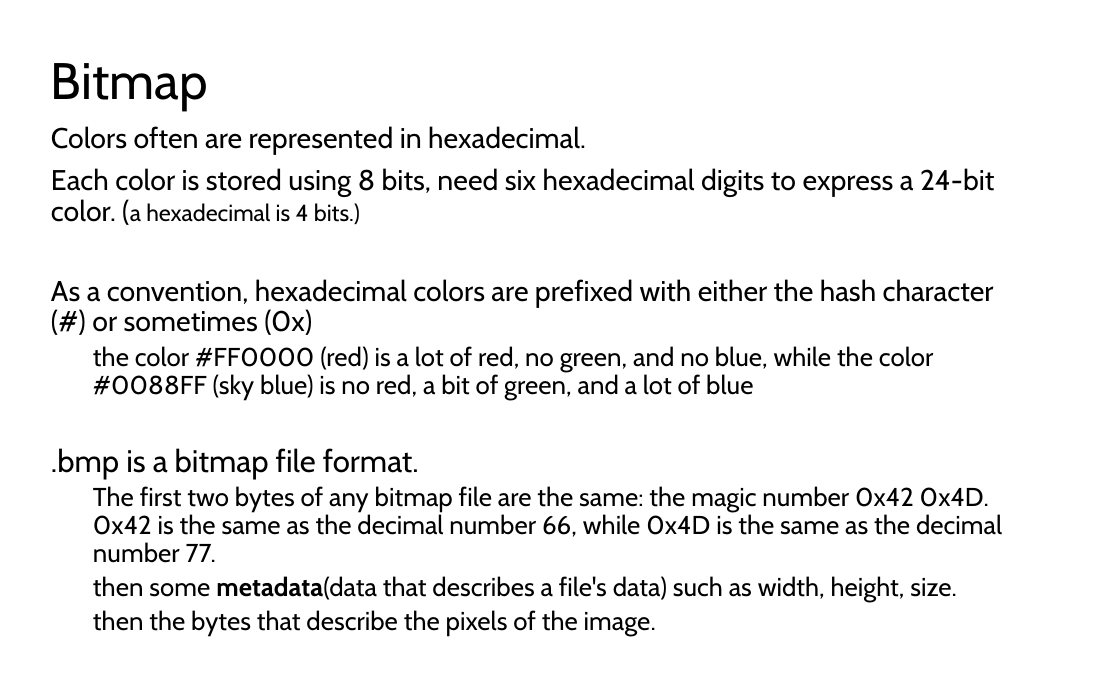
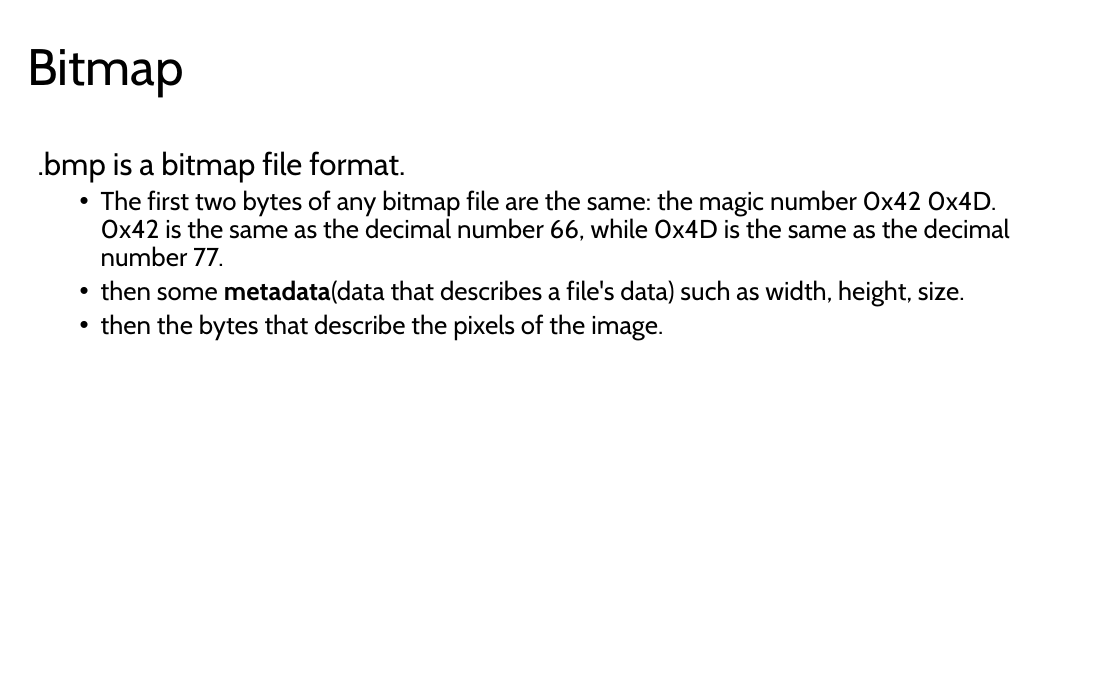
Before and after one commit to LongBaoNguyen/longbaonguyen.github.io, a slide deck: slide 9 of courses/apcsp/lect14.pptx (slide 7 before the commit). Drawn at 1120x700 pixels with LibreOffice and Linux fonts; fonts in the diff are those of the drawing. Boxes give left, top, right and bottom in pixels: in the first picture for what was removed or moved away, otherwise in the second. Text is boxed around its words. In the diff, an @@ line names an element or a change of style, - is before the commit and + after.

```diff
--- a/courses/apcsp/lect14.pptx
+++ b/courses/apcsp/lect14.pptx
@@ title "Bitmap": place and size @@
-title "Bitmap" at [51,63,208,110]
+title "Bitmap" at [27,49,184,96]
@@ text ".bmp is a bitmap file ...": place and size @@
-text ".bmp is a bitmap file ..." at [51,126,1002,635]
+text ".bmp is a bitmap file ..." at [38,151,1010,339]
@@ text at [51,126,994,399]: paragraphs removed @@
-Colors often are represented in hexadecimal.
-Each color is stored using 8 bits, need six hexadecimal digits to express a 24-bit color. (a hexadecimal is 4 bits.)
-As a convention, hexadecimal colors are prefixed with either the hash character (#) or sometimes (0x)
-  the color #FF0000 (red) is a lot of red, no green, and no blue, while the color #0088FF (sky blue) is no red, a bit of green, and a lot of blue
@@ text at [101,190,1010,339]: bullet none to • @@
```
Also in this commit, not shown: 2 other slides changed, 2 slides added, 22 other files.
